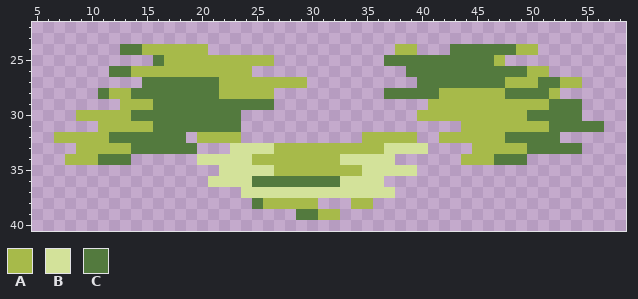
Sprite sheet: sprites/drone_blur_ea_strip1.png. That is the earlier state.
The file is 174x148 pixels, drawn in blocks of 2x2; one block is one cell here. Shown: x 5..58, y 22..40. The old version is drawn lined up with the new one.
Palette (. is transparent): A #a7ba4a  B #d3e29a  C #537a3e
Pixels before, first column x 7:
24 ......CCAAAAAA.................AA...CCCCCCAA......
25 .........CAAAAAAAAAA..........CCCCCCCCCCA.........
26 .....CCAAAAAAAAAAA..............CCCCCCCCCCCAA.....
27 ........CCCCCCCAAAAAAAA..........CCCCCCCCAAACCAA..
28 ....CAACCCCCCCCAAAAA..........CCCCCAAAAAACCCCA....
29 ......AAACCCCCCCCCCC..............AAAAAAAAAAACCC..
30 ..AAAAACCCCCCCCCC................AAAAAAAAAACCCCC..
31 ....AAAAACCCCCCCC....................AAAAAAAACCCCC
32 AAAAACCCCCCC.AAAA...........AAAAA..AAAAAACCCCC....
33 ..AAAAACCCCCC...BBBBAAAAAAAAAABBBB....AAAAACCCCC..
34 .AAACCC......BBBBBAAAAAAAABBBBB......AAACCC.......
35 ...............BBBBBAAAAAAAABBBBB.................
36 ..............BBBBCCCCCCCCBBBB....................
37 .................BBBBBBBBBBBBBB...................
38 ..................CAAAAA...AA.....................
39 ......................CCAA........................
New version:
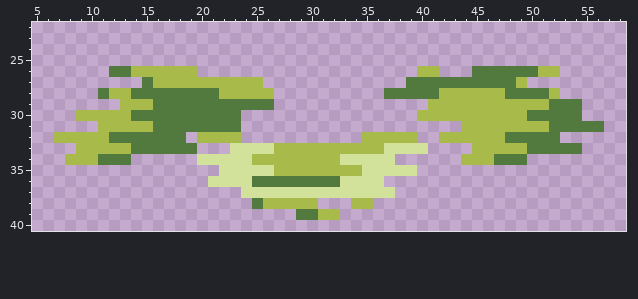
From old to new:
{"change": "whole drawing moved by +0,-1 (the old picture is shown already moved)"}
{"y":24,"x":13,"old":"CCAAAAAA","new":"........"}
{"y":24,"x":38,"old":"AA","new":".."}
{"y":24,"x":43,"old":"CCCCCCAA","new":"........"}
{"y":25,"x":16,"old":"CAAAAAAAAAA","new":"..........."}
{"y":25,"x":37,"old":"CCCCCCCCCCA","new":"..........."}
{"y":26,"x":20,"old":"AAAAA","new":"....."}
{"y":26,"x":39,"old":"CCCCCC","new":".AA..."}
{"y":26,"x":50,"old":"A","new":"C"}
{"y":26,"x":52,"old":".","new":"A"}
{"y":27,"x":16,"old":"CCCCCC","new":"AAAAAA"}
{"y":27,"x":26,"old":"AAAA","new":"...."}
{"y":27,"x":39,"old":".","new":"C"}
{"y":27,"x":48,"old":"A","new":"C"}
{"y":27,"x":50,"old":"ACCAA","new":"....."}
